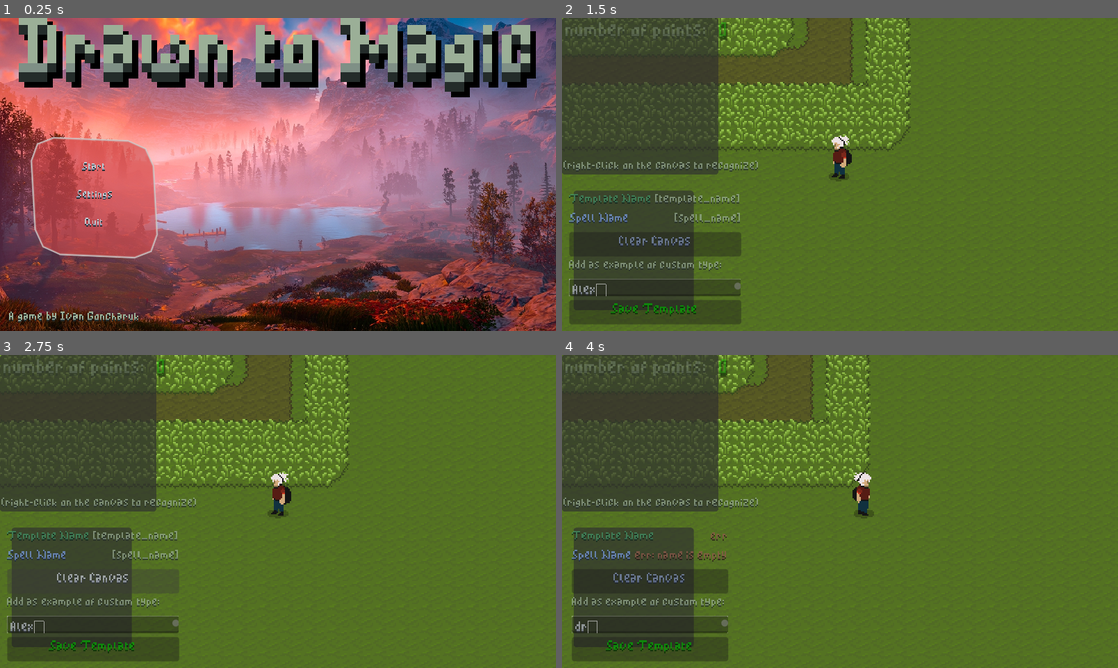
Above: before the commit, frames 1-4 (two rows, left to right).
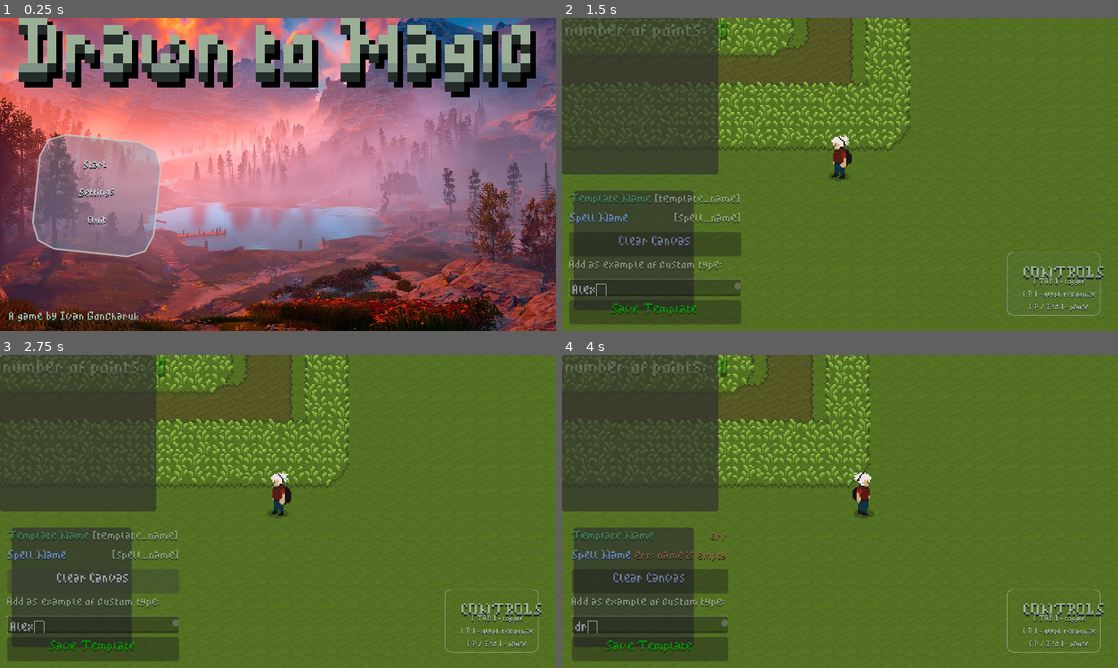
Above: after the commit, the same moments.

Repository: ivangoncharuk/DrawnToMagic
Game: Godot game, scene res://gui/main_menu/main_menu.tscn
Two runs of this game, one before a commit and one after it. Both use one fixed random seed, a clock stepped at 60 frames per second and the inputs below.
Inputs (mouse positions are in pixels of both pictures, inside the frame that each line leads up to):
- Up to frame 1 (0.25 s): no input
- Up to frame 2 (1.5 s): click "Start" at 0.5 s; click (656, 287) at 1.27 s; type "Alex" at 1.35 s
- Up to frame 3 (2.75 s): click "Clear Canvas" at 2 s
- Up to frame 4 (4 s): click "Save Template" at 2.75 s; tap Enter at 3.5 s; move the mouse to (962, 495) at 3.52 s; hold D (right) from 3.53 s (still down); hold R (recognize_glyph) from 3.53 s (still down); click (962, 495) at 3.67 s

The runs differ from the first frame. In frame 1, 8.2% of the frame differs, in the area x 5-29%, y 37-77%; in frame 2, 1.0%; in frame 3, 1.0%; in frame 4, 1.0%.

Commit message:
UI update

Diff:
--- a/characters/player/player.gd
+++ b/characters/player/player.gd
@@ -16,6 +16,7 @@
 	velocity = input_direction * move_speed
 	move_and_slide()
 	pick_new_state()
+
 
 func get_input_direction() -> Vector2:
 	return Vector2(
--- a/gui/drawing/drawing.tscn
+++ b/gui/drawing/drawing.tscn
@@ -1,12 +1,13 @@
-[gd_scene load_steps=4 format=3 uid="uid://v6kh46rdruc2"]
+[gd_scene load_steps=5 format=3 uid="uid://v6kh46rdruc2"]
 
 [ext_resource type="Script" path="res://gui/drawing/drawing.gd" id="1_68axy"]
 [ext_resource type="Theme" uid="uid://1jwq3b8h2nu0" path="res://gui/main_theme.tres" id="1_beae0"]
+[ext_resource type="Script" path="res://gui/main_menu/fading_panel/fading_panel.gd" id="3_afa88"]
 [ext_resource type="PackedScene" uid="uid://17fyds4xsf2x" path="res://scripts/glyph_recognizer.tscn" id="5_3mrv6"]
 
 [node name="Drawing" type="Control"]
 layout_mode = 3
-anchor_right = 0.2875
+anchor_right = 1.0
 anchor_bottom = 1.00741
 offset_right = 1.14441e-05
 offset_bottom = -2.09808e-05
@@ -22,22 +23,6 @@
 offset_right = 540.0
 offset_bottom = 540.0
 size_flags_vertical = 3
-
-[node name="Label" type="Label" parent="Board"]
-layout_mode = 1
-anchors_preset = 7
-anchor_left = 0.5
-anchor_top = 1.0
-anchor_right = 0.5
-anchor_bottom = 1.0
-offset_left = -230.0
-offset_top = -44.0
-offset_right = -77.0
-offset_bottom = -30.0
-grow_horizontal = 2
-grow_vertical = 0
-scale = Vector2(3, 3)
-text = "(right-click on the canvas to recognize)"
 
 [node name="ReferenceRect" type="ReferenceRect" parent="Board"]
 unique_name_in_owner = true
@@ -172,7 +157,6 @@
 offset_right = 86.0
 offset_bottom = 28.0
 scale = Vector2(5, 5)
-metadata/_edit_group_ = true
 
 [node name="HBoxContainer" type="HBoxContainer" parent="Board/VBoxContainer"]
 layout_mode = 2
@@ -188,6 +172,69 @@
 theme_override_colors/font_shadow_color = Color(0, 0, 0, 1)
 text = "0"
 
+[node name="ControlList" type="Panel" parent="."]
+layout_mode = 1
+anchors_preset = -1
+anchor_left = 0.968833
+anchor_top = 0.946456
+anchor_right = 0.968833
+anchor_bottom = 0.946456
+offset_left = -324.16
+offset_top = -221.744
+offset_right = -0.160156
+offset_bottom = -3.74402
+grow_horizontal = 0
+grow_vertical = 0
+script = ExtResource("3_afa88")
+metadata/_edit_use_anchors_ = true
+
+[node name="ControlsExplainerLabel" type="Label" parent="ControlList"]
+layout_mode = 1
+anchors_preset = -1
+anchor_left = 0.28858
+anchor_top = 0.220183
+anchor_right = 0.28858
+anchor_bottom = 0.220183
+offset_left = -21.5
+offset_right = 21.5
+offset_bottom = 14.0
+grow_horizontal = 2
+scale = Vector2(4, 4)
+text = "CONTROLS"
+metadata/_edit_use_anchors_ = true
+
+[node name="VBoxContainer2" type="VBoxContainer" parent="ControlList"]
+layout_mode = 1
+anchors_preset = -1
+anchor_left = 0.246914
+anchor_top = 0.440367
+anchor_right = 0.740741
+anchor_bottom = 0.816514
+offset_right = -80.0
+offset_bottom = -32.0
+grow_horizontal = 2
+grow_vertical = 2
+scale = Vector2(2, 2)
+metadata/_edit_use_anchors_ = true
+
+[node name="tab_toggle" type="Label" parent="ControlList/VBoxContainer2"]
+layout_mode = 2
+text = "[ TAB ] - toggle"
+horizontal_alignment = 1
+vertical_alignment = 2
+
+[node name="r_recognize" type="Label" parent="ControlList/VBoxContainer2"]
+layout_mode = 2
+text = "[ R ] - glyph recognize"
+horizontal_alignment = 1
+vertical_alignment = 2
+
+[node name="r_recognize2" type="Label" parent="ControlList/VBoxContainer2"]
+layout_mode = 2
+text = "[ P / Esc ] - pause"
+horizontal_alignment = 1
+vertical_alignment = 2
+
 [node name="Line" type="Line2D" parent="."]
 unique_name_in_owner = true
 
--- a/gui/main_menu/fading_panel/fading_panel.gd
+++ b/gui/main_menu/fading_panel/fading_panel.gd
@@ -4,22 +4,30 @@
 var start_time: int = Time.get_ticks_msec()
 var bg_color : Color
 
-var color_palette : Array[Color] = [
-	Color(1.0, 0.0, 0.0),  # Red
-	Color(1.0, 1.0, 0.0),  # Yellow
-	Color(0.0, 1.0, 0.0),  # Green
-	Color(0.0, 1.0, 1.0),  # Cyan
-	Color(0.0, 0.0, 1.0),  # Blue
-	Color(1.0, 0.0, 1.0)   # Magenta
+#@export var color_palette : Array[Color] = [
+#	Color(1.0, 0.0, 0.0),  # Red
+#	Color(1.0, 1.0, 0.0),  # Yellow
+#	Color(0.0, 1.0, 0.0),  # Green
+#	Color(0.0, 1.0, 1.0),  # Cyan
+#	Color(0.0, 0.0, 1.0),  # Blue
+#	Color(1.0, 0.0, 1.0)   # Magenta
+#]
+@export var alpha : float
+@export var color_palette : Array[Color] = [
+	Color(0.38, 0.51, 0.71),   # Glaucous   (#6082b6)
+	Color(0.80, 0.80, 1.00),   # Periwinkle (#ccd8ff)
+	Color(0.96, 0.96, 0.86),   # Vanilla    (#f5f5dd)
+	Color(1.00, 0.87, 0.00),   # Maize      (#ffd800)
+	Color(1.00, 0.39, 0.28)    # Tomato     (#ff6347)
 ]
 
 
-var color_palette_transparent : Array[Color] = apply_alpha_to_palette(color_palette, 0.3)
+var color_palette_transparent : Array[Color] = apply_alpha_to_palette(color_palette, alpha)
 
 
 func _ready() -> void:
 	add_theme_stylebox_override("panel", style)
-	style.skew = Vector2(-0.2, 0.1)
+#	style.skew = Vector2(-0.2, 0.1)
 	style.corner_detail = 2
 	style.set_corner_radius_all(20)
 	style.set_border_width_all(2)
--- a/gui/main_menu/fading_panel/fading_panel.tscn
+++ b/gui/main_menu/fading_panel/fading_panel.tscn
@@ -16,13 +16,14 @@
 corner_radius_bottom_left = 20
 corner_detail = 2
 
-[node name="MenuOptions" type="Panel"]
+[node name="FadingPanel" type="Panel"]
 custom_minimum_size = Vector2(2.08165e-12, 100)
 offset_left = 216.0
 offset_top = 320.0
 offset_right = 322.0
 offset_bottom = 420.0
-rotation = 0.142569
+rotation = 0.10472
 scale = Vector2(4, 4)
 theme_override_styles/panel = SubResource("StyleBoxFlat_5og3u")
 script = ExtResource("1_x70lb")
+color_palette = Array[Color]([])
--- a/gui/main_menu/main_menu.tscn
+++ b/gui/main_menu/main_menu.tscn
@@ -70,6 +70,7 @@
 offset_right = 250.0
 offset_bottom = -48.0
 grow_vertical = 2
+alpha = 0.3
 
 [node name="Buttons" type="VBoxContainer" parent="MenuOptions"]
 layout_mode = 1
--- a/gui/paused/paused.tscn
+++ b/gui/paused/paused.tscn
@@ -64,6 +64,7 @@
 grow_horizontal = 2
 grow_vertical = 2
 rotation = 0.261799
+alpha = 0.3
 metadata/_edit_group_ = true
 metadata/_edit_use_anchors_ = true
 
--- a/gui/settings/settings.tscn
+++ b/gui/settings/settings.tscn
@@ -89,6 +89,7 @@
 offset_bottom = 56.0
 grow_horizontal = 2
 grow_vertical = 2
+rotation = -0.100404
 shortcut_context = NodePath("")
 script = ExtResource("1_mmaky")
 metadata/_edit_group_ = true
